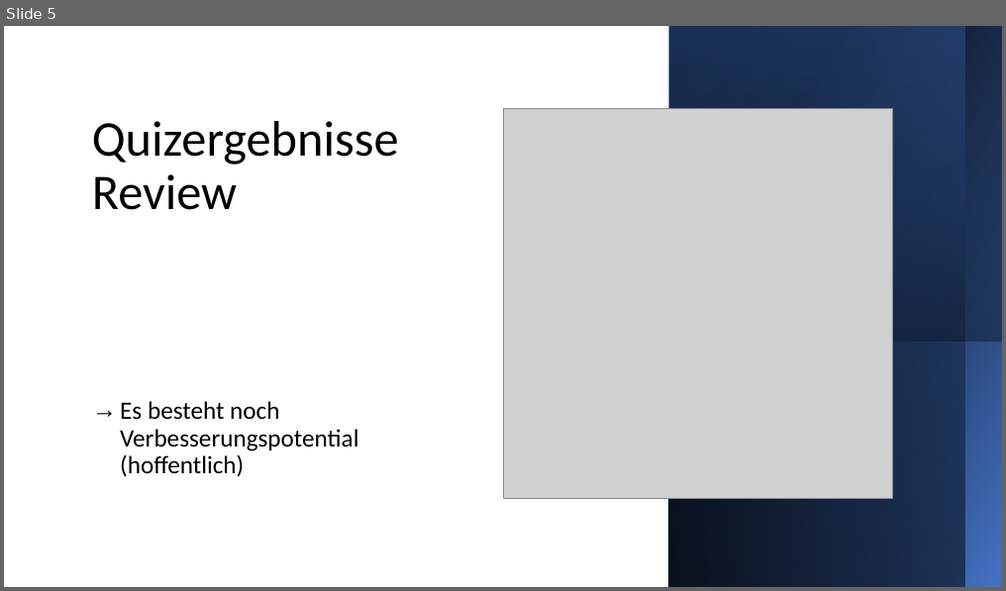
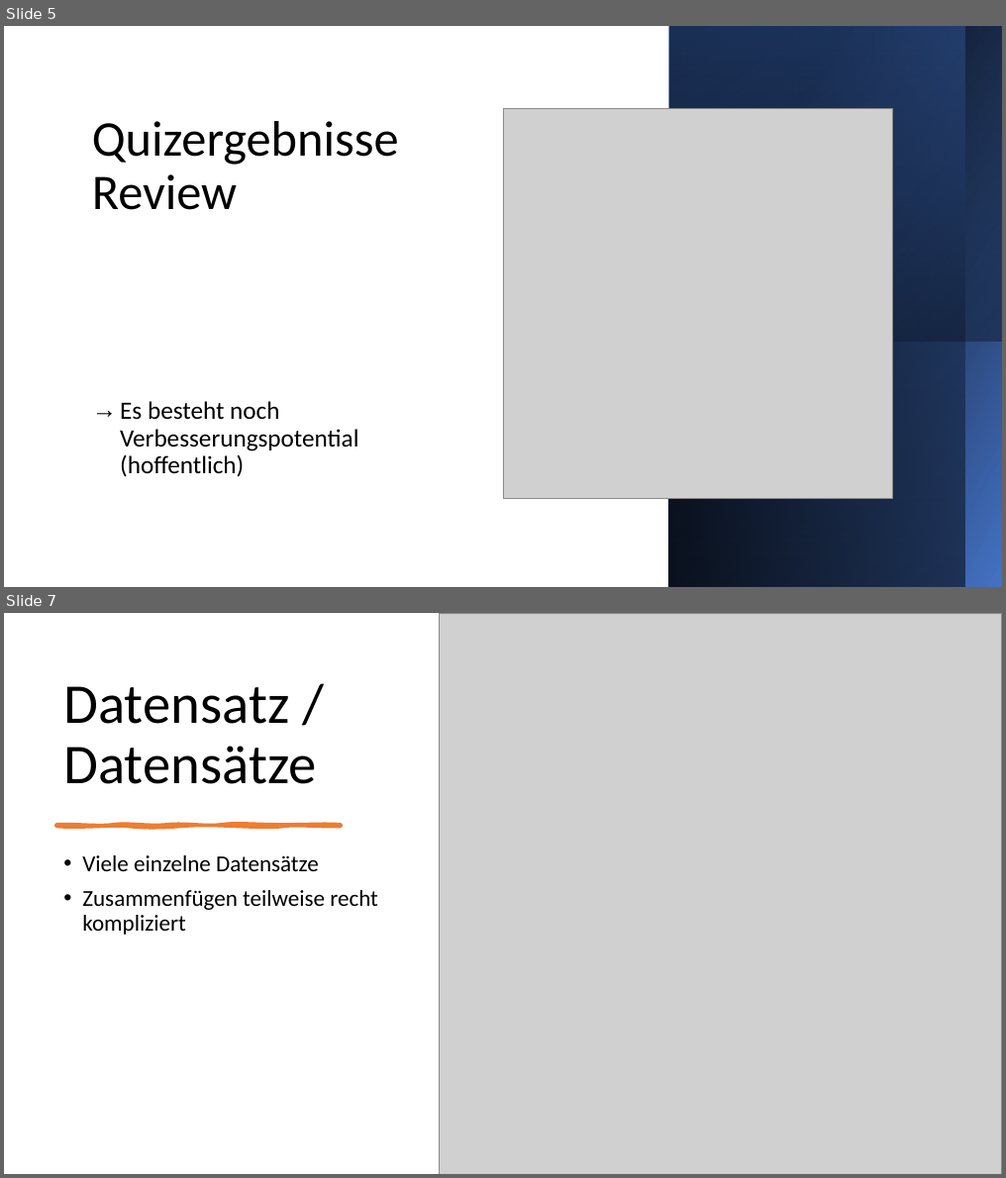
Before and after one commit to DataScience-DHBWKA/Human-Development-Qlik-vs-Python-Gruppe-8, a slide deck: Präsentation/gruppe-8.pptx. Shown one above the other, each under a label of ours: slide 5 before the commit, slides 5 and 7 after it; the slides between them are not shown. The pictures are 1006x591 and 1006x1178 pixels, drawn with LibreOffice and Linux fonts; fonts in the diff are those of the drawing; grey boxes stand for pictures. Boxes give left, top, right and bottom in pixels: in the first picture for what was removed or moved away, otherwise in the second. Text is boxed around its words. In the diff, an @@ line names an element or a change of style, - is before the commit and + after.

```diff
--- a/Präsentation/gruppe-8.pptx
+++ b/Präsentation/gruppe-8.pptx
@@ slide 7 added at box(4, 613, 1002, 1174), background #FFFFFF @@
@@ picture added at box(439, 613, 1002, 1174) @@
@@ title added at box(63, 686, 316, 784), 54 pt, text #000000 @@
+Datensatz / Datensätze
@@ freeform shape added at box(56, 825, 341, 827), fill #ED7D31, outline #ED7D31 3.5 pt @@
@@ text added at box(82, 856, 378, 935), 22 pt, text #000000 @@
+• Viele einzelne Datensätze
+• Zusammenfügen teilweise recht kompliziert
```
Also in this commit, not shown: 1 slide changed, 1 other slide added, 2 slides removed, 1 other file.
